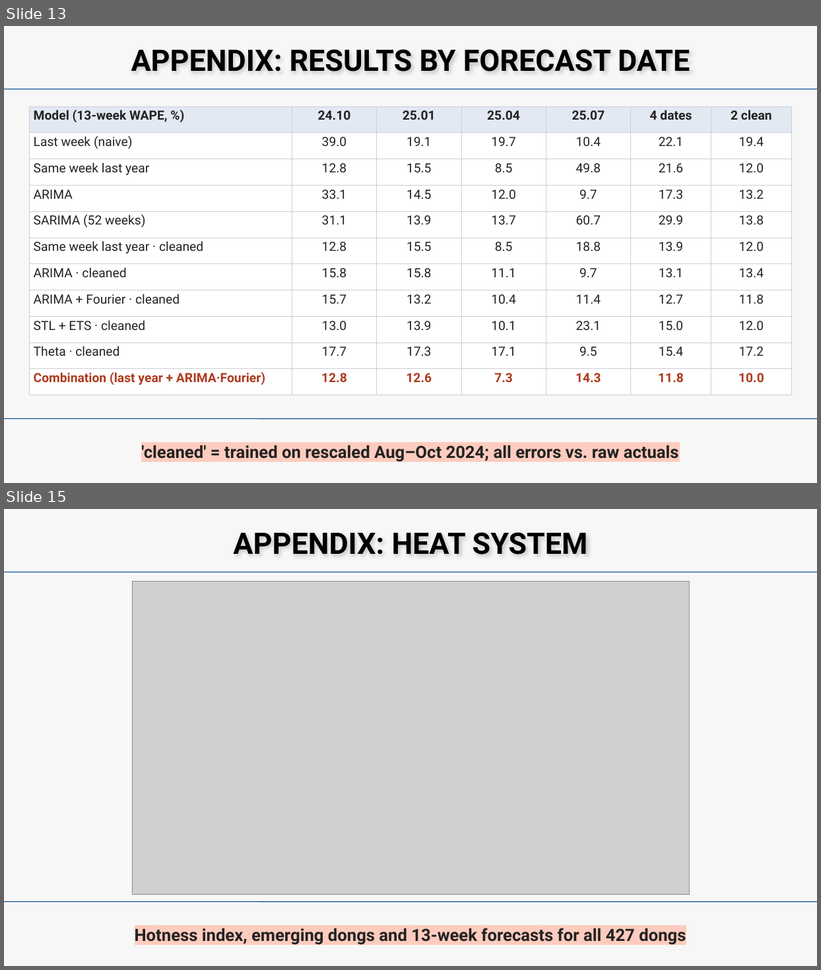
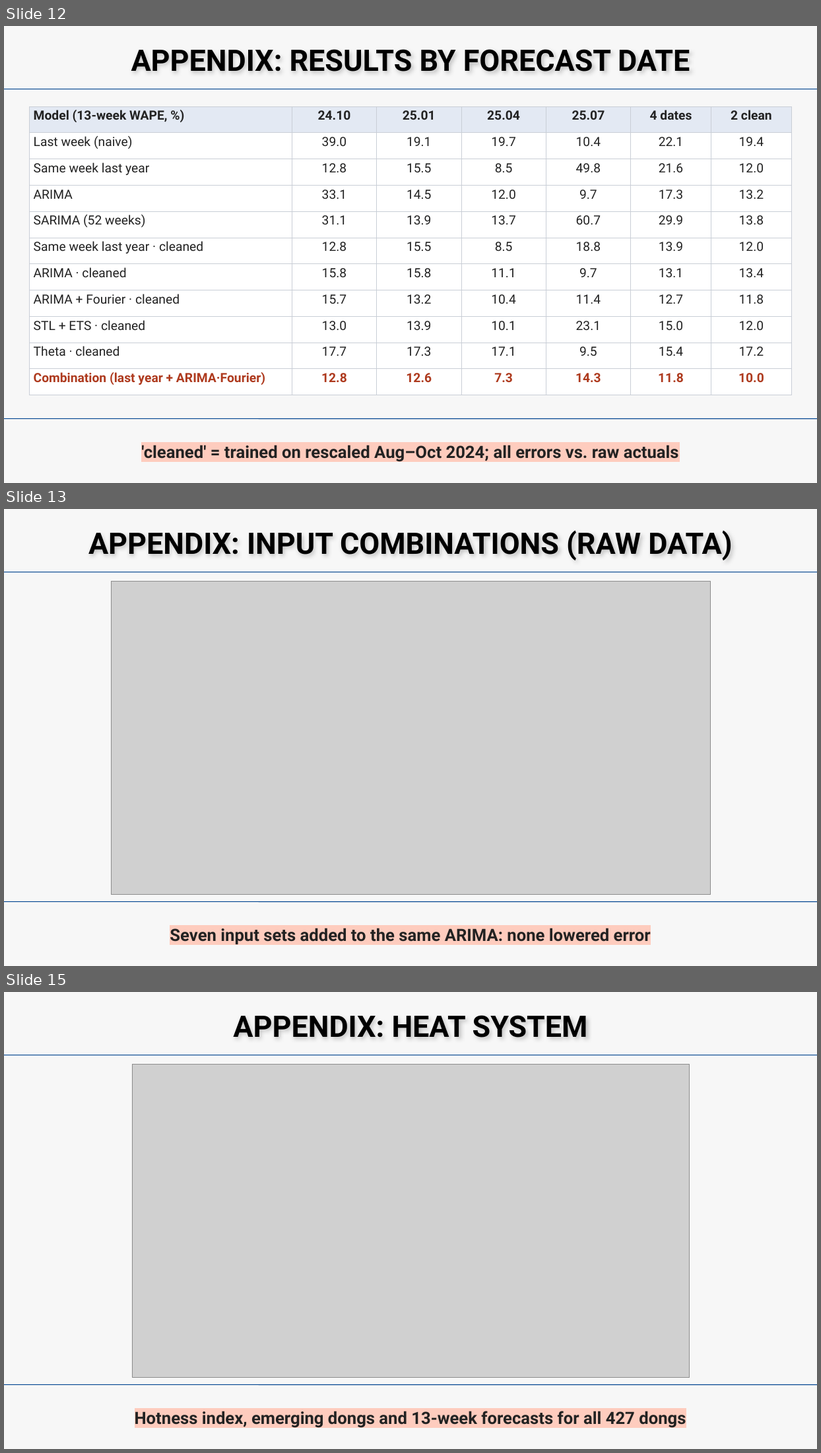
Before and after one commit to beblack127/HEAT, a slide deck: reports/gt_midterm/slides/HEAT_midterm.pptx. Shown one above the other, each under a label of ours: slides 13 and 15 before the commit, slides 12, 13 and 15 after it; the slides between them are not shown. The pictures are 821x970 and 821x1453 pixels, drawn with LibreOffice and Linux fonts; fonts in the diff are those of the drawing; grey boxes stand for pictures. Boxes give left, top, right and bottom in pixels: in the first picture for what was removed or moved away, otherwise in the second. Text is boxed around its words. In the diff, an @@ line names an element or a change of style, - is before the commit and + after.

```diff
--- a/reports/gt_midterm/slides/HEAT_midterm.pptx
+++ b/reports/gt_midterm/slides/HEAT_midterm.pptx
@@ slide 13 added at [4, 509, 817, 966], background #F7F7F7 @@
@@ text added at [88, 531, 732, 560], 52.5 pt, text #000000, bold @@
+APPENDIX: INPUT COMBINATIONS (RAW DATA)
@@ line added from (4, 572) to (817, 572), #004490 1.25 pt @@
@@ picture added at [111, 581, 710, 894] @@
@@ line added from (4, 902) to (817, 902), #004490 1.25 pt @@
@@ text added at [170, 928, 651, 945], 30 pt, text #222222, bold @@
+Seven input sets added to the same ARIMA: none lowered error
@@ what was slide 13 is now slide 12 @@
```
Also in this commit, not shown: 6 slides changed, 3 other slides added, 4 slides removed, 13 other files.
